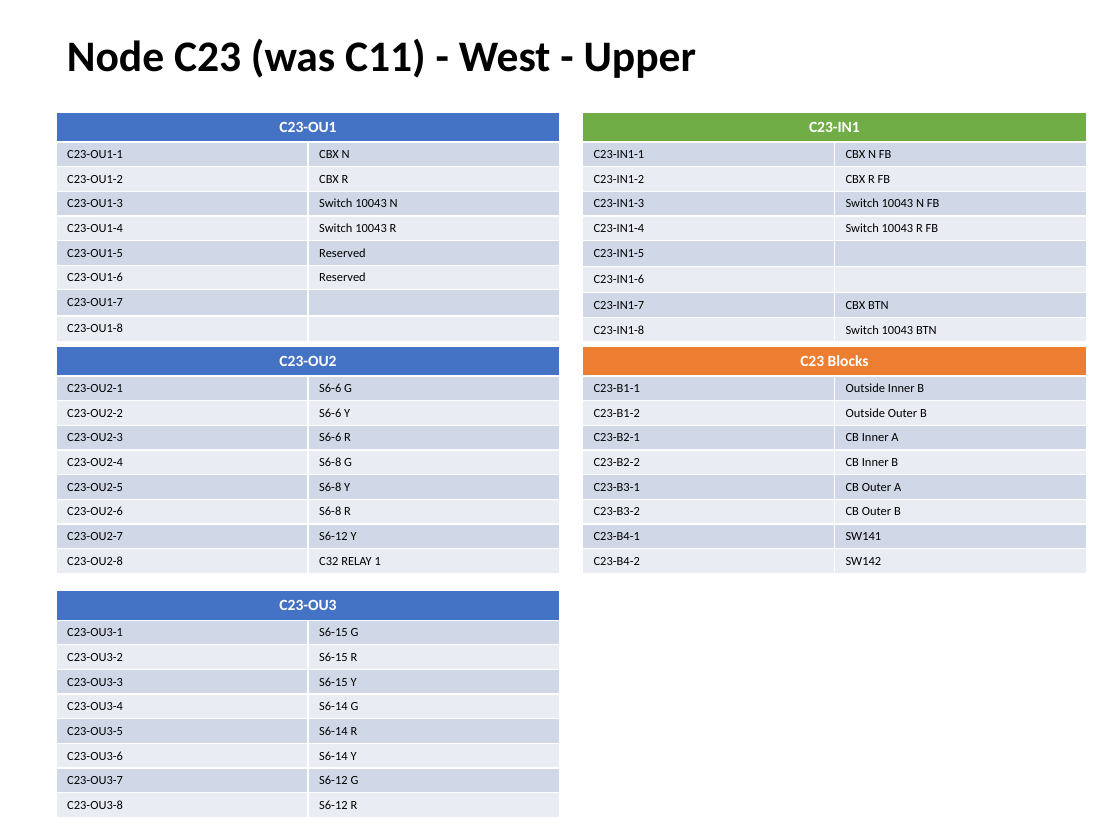
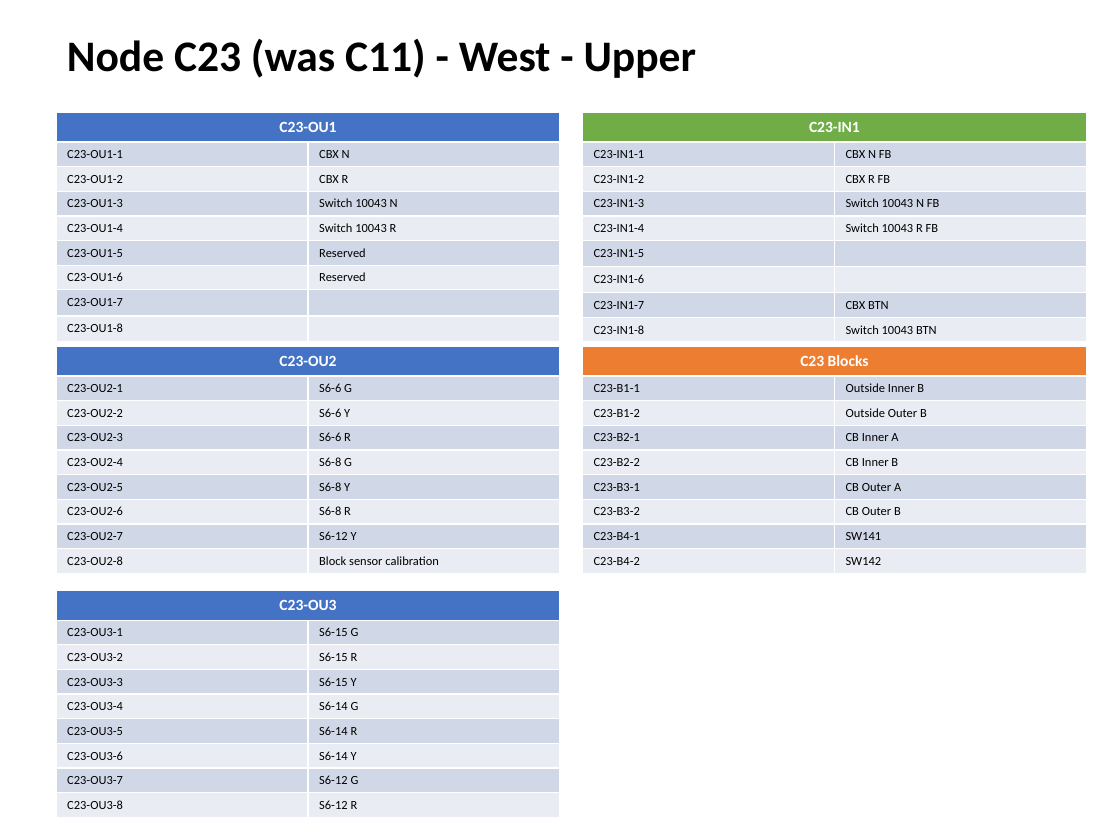
Before and after one commit to lnevo/hart, a slide deck: slide 13 of docs/wiring/Wiring_Schematic.pptx. Drawn at 1120x840 pixels with LibreOffice and Linux fonts; fonts in the diff are those of the drawing. Boxes give left, top, right and bottom in pixels: in the first picture for what was removed or moved away, otherwise in the second. Text is boxed around its words. In the diff, an @@ line names an element or a change of style, - is before the commit and + after.

```diff
--- a/docs/wiring/Wiring_Schematic.pptx
+++ b/docs/wiring/Wiring_Schematic.pptx
@@ table at (56,346,560,569) @@
-row 9, column 2: C32 RELAY 1
+row 9, column 2: Block sensor calibration
```
Also in this commit, not shown: 11 other slides changed, 13 other files.
